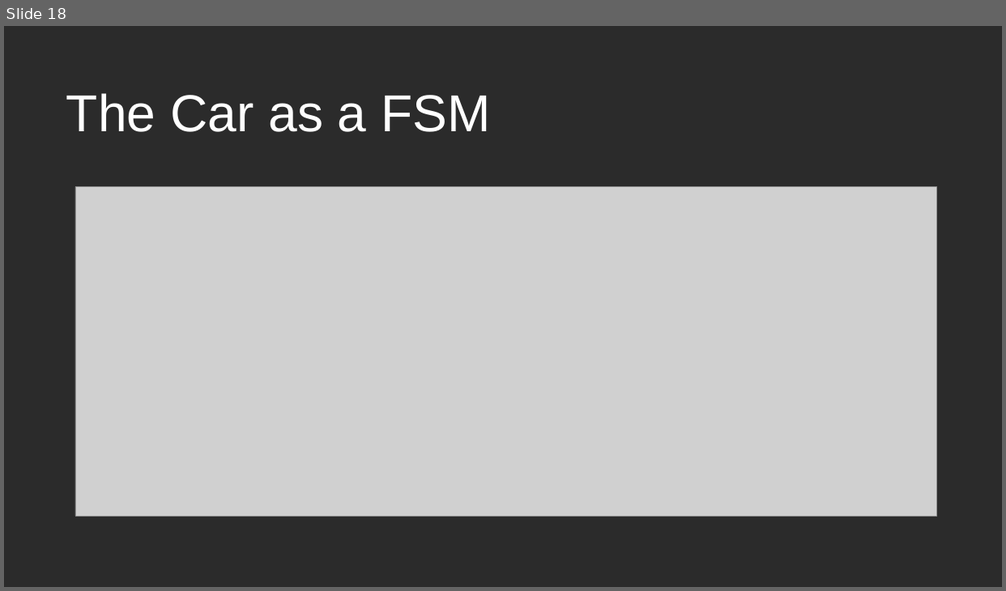
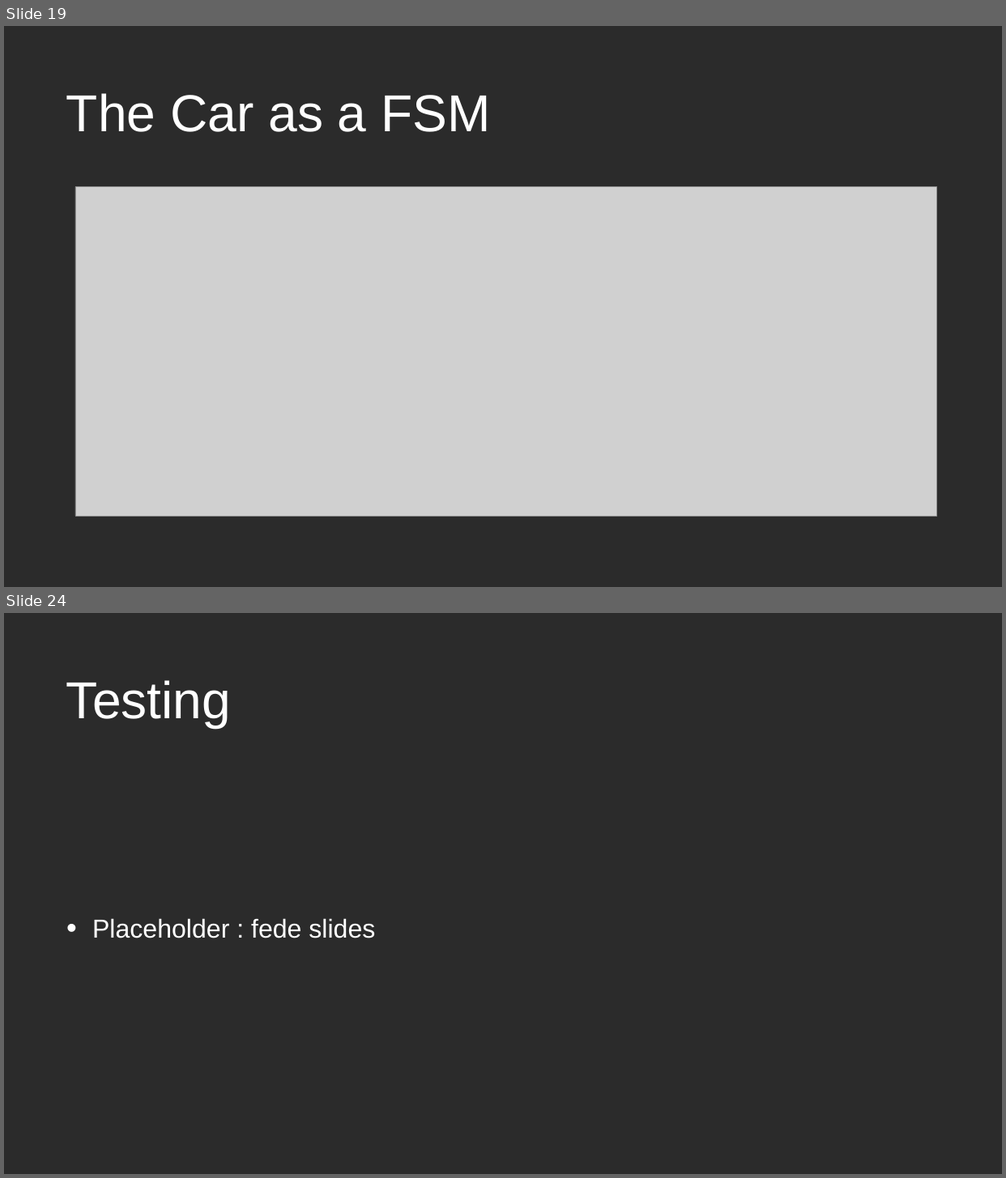
Before and after one commit to insidioso93/PowerEnJoyProject, a slide deck: presentation-integrated.odp. Shown one above the other, each under a label of ours: slide 18 before the commit, slides 19 and 24 after it; the slides between them are not shown. The pictures are 1006x591 and 1006x1178 pixels, drawn with LibreOffice and Linux fonts; fonts in the diff are those of the drawing; grey boxes stand for pictures; background and template pictures are left out; a plain dark background stands for a picture behind light text. Boxes give left, top, right and bottom in pixels: in the first picture for what was removed or moved away, otherwise in the second. Text is boxed around its words. In the diff, an @@ line names an element or a change of style, - is before the commit and + after.

```diff
--- a/presentation-integrated.odp
+++ b/presentation-integrated.odp
@@ slide 24 added at <box>4,613,1002,1174</box>, background picture (left out) @@
@@ text added at <box>66,680,231,728</box>, 100 pt, text #FFFFFF @@
+Testing
@@ text added at <box>92,918,375,939</box>, 50 pt, text #FFFFFF @@
+• Placeholder : fede slides
@@ what was slide 18 is now slide 19 @@
```
Also in this commit, not shown: 2 slides changed, 7 other slides added, 1 other file.
